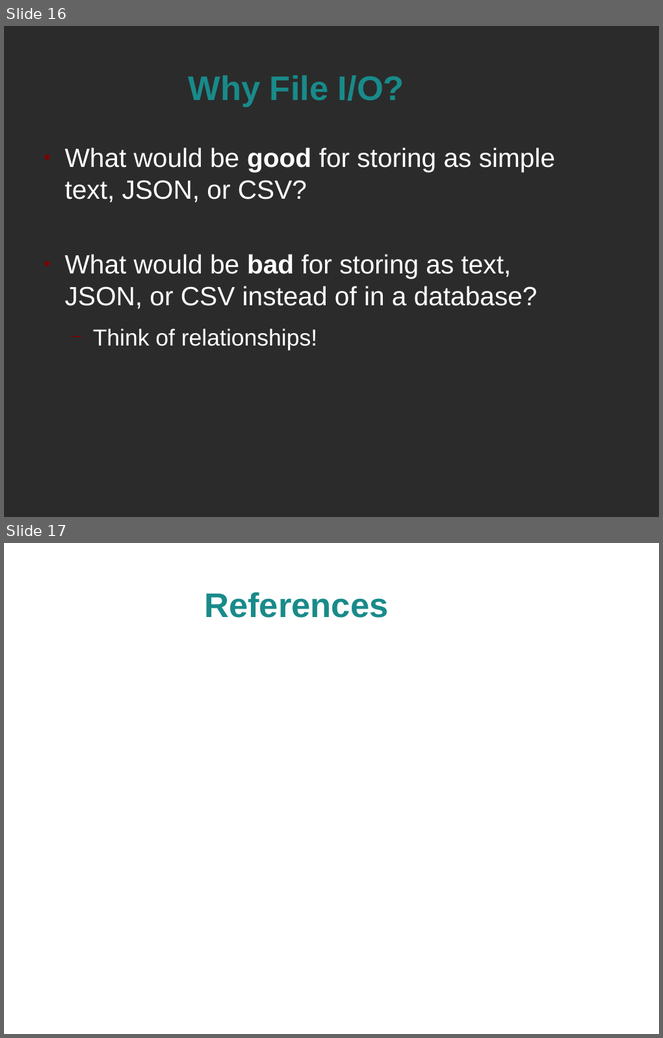
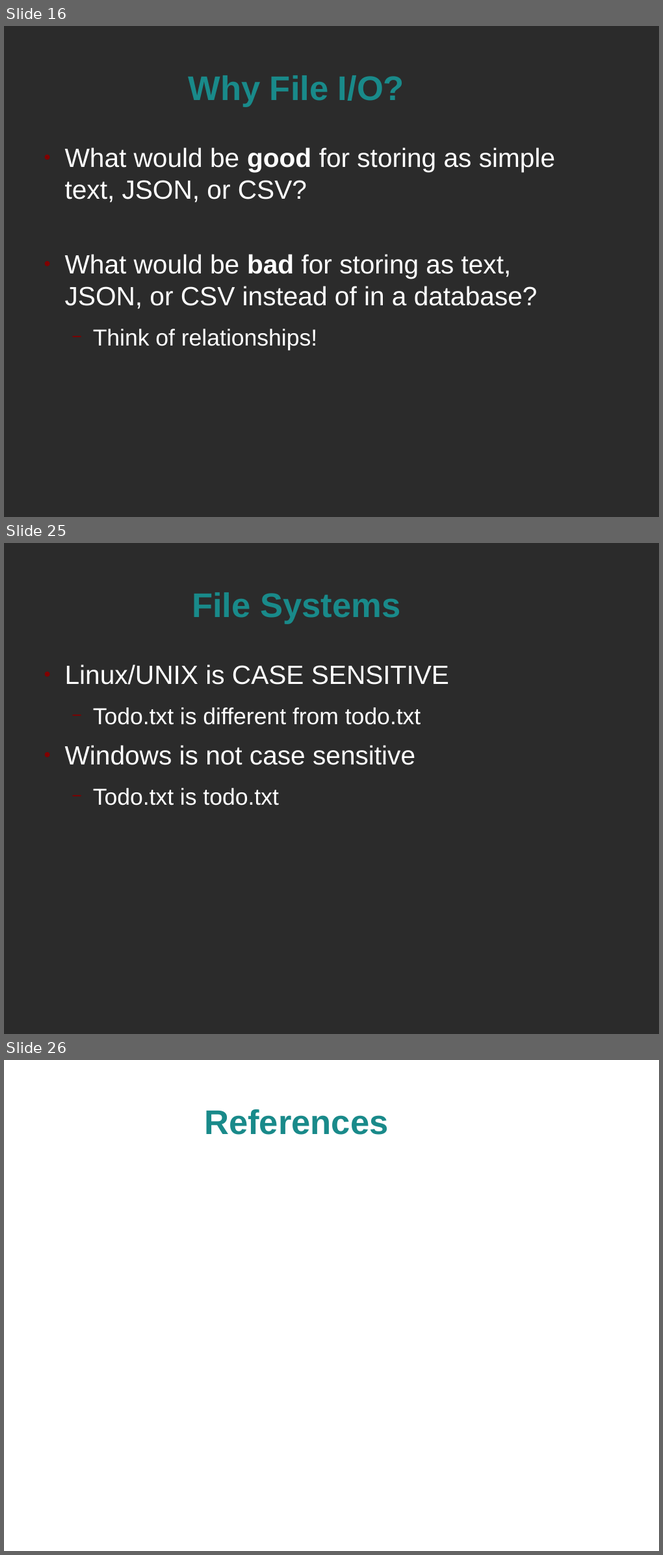
Before and after one commit to spellbindguy/Web-Development, a slide deck: Lectures/05 PHP/PHP and File IO.odp. Shown one above the other, each under a label of ours: slides 16 and 17 before the commit, slides 16, 25 and 26 after it; the slides between them are not shown. The pictures are 663x1038 and 663x1555 pixels, drawn with LibreOffice and Linux fonts; fonts in the diff are those of the drawing; background and template pictures are left out; a plain dark background stands for a picture behind light text. Boxes give left, top, right and bottom in pixels: in the first picture for what was removed or moved away, otherwise in the second. Text is boxed around its words. In the diff, an @@ line names an element or a change of style, - is before the commit and + after.

```diff
--- a/Lectures/05 PHP/PHP and File IO.odp
+++ b/Lectures/05 PHP/PHP and File IO.odp
@@ slide 25 added at box(4, 543, 659, 1034), background picture (left out) @@
@@ title added at box(192, 592, 400, 624), 41.4 pt, text #198A8A, bold @@
+File Systems
@@ text added at box(65, 665, 449, 806), 32 pt, text #FFFFFF @@
+● Linux/UNIX is CASE SENSITIVE
+  − Todo.txt is different from todo.txt
+● Windows is not case sensitive
+  − Todo.txt is todo.txt
@@ what was slide 17 is now slide 26 @@
```
Also in this commit, not shown: 8 other slides added, 1 other file.
